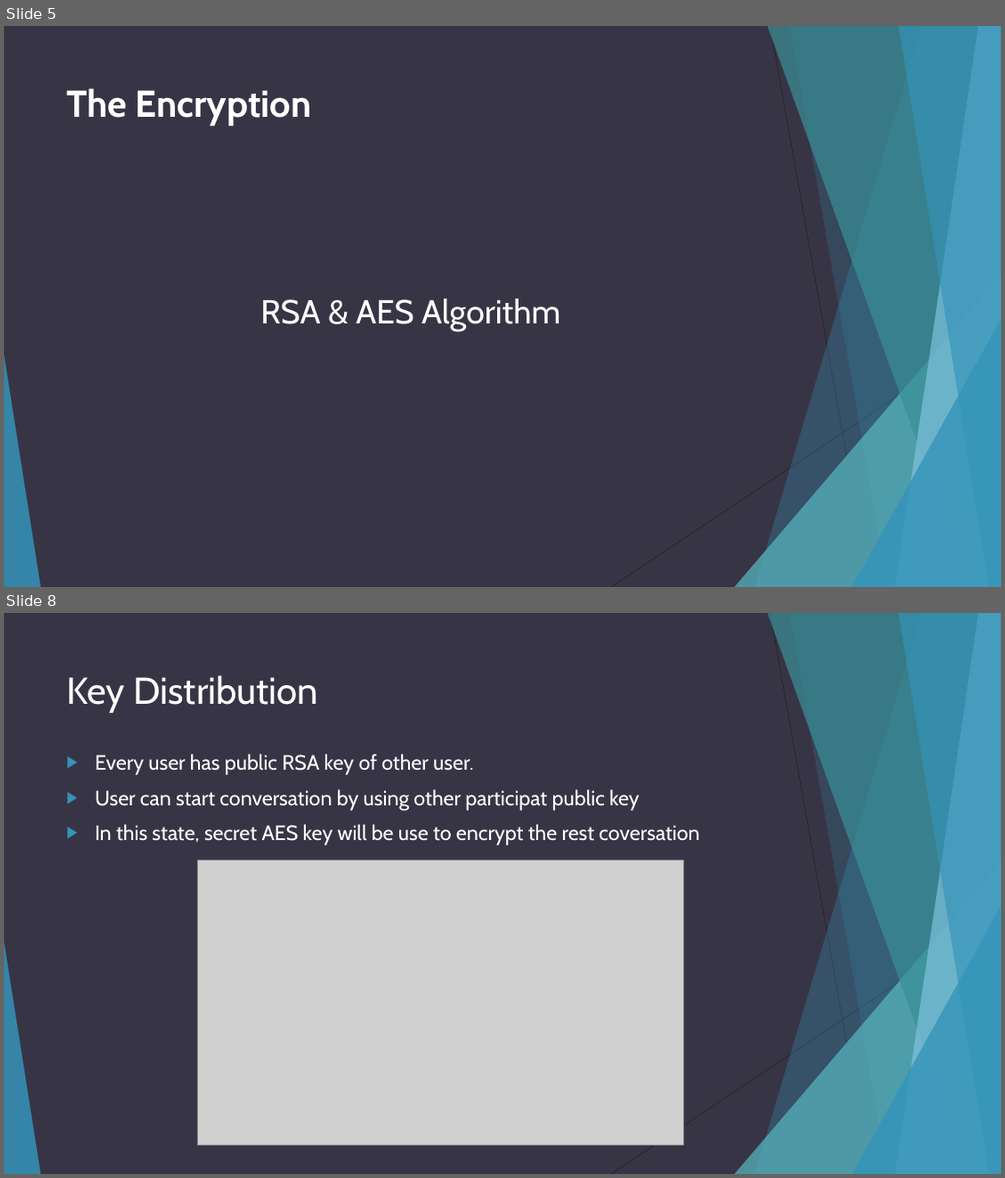
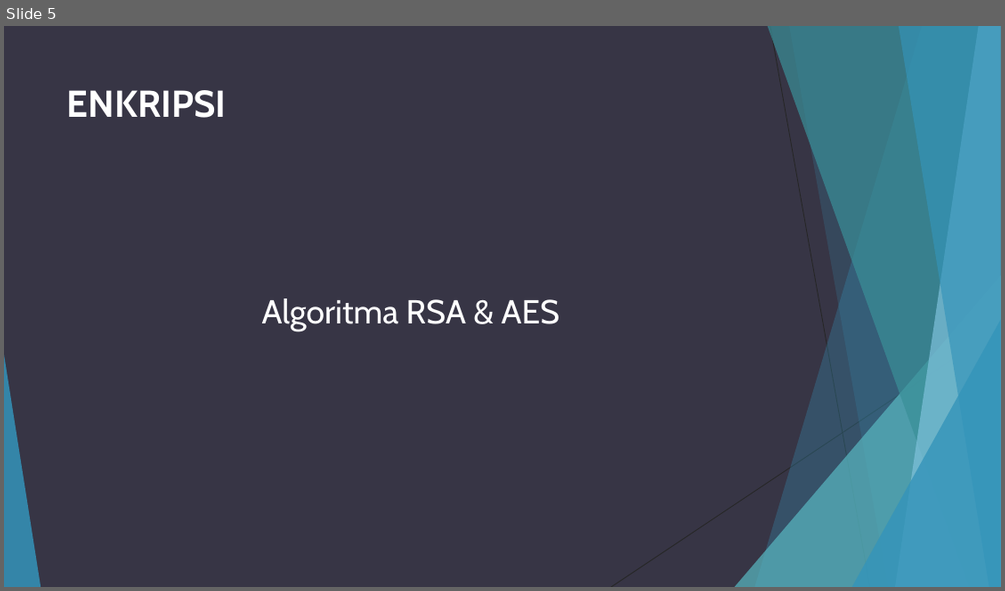
Before and after one commit to adhipoer/Chat, a slide deck: Chat Application with Encryption.ppt. Shown one above the other, each under a label of ours: slides 5 and 8 before the commit, slide 5 after it; the slides between them are not shown. The pictures are 1005x1178 and 1005x591 pixels, drawn with LibreOffice and Linux fonts; fonts in the diff are those of the drawing; grey boxes stand for pictures. Boxes give left, top, right and bottom in pixels: in the first picture for what was removed or moved away, otherwise in the second. Text is boxed around its words. In the diff, an @@ line names an element or a change of style, - is before the commit and + after.

```diff
--- a/Chat Application with Encryption.ppt
+++ b/Chat Application with Encryption.ppt
@@ slide 8 removed at (4, 613, 1001, 1174), background #373545; not listed: 10 template elements that a slide beside it also shows @@
@@ title removed at (67, 675, 318, 713) @@
-Key Distribution
@@ text removed at (95, 754, 699, 845) @@
-  ▶ Every user has public RSA key of other user.
-  ▶ User can start conversation by using other participat public key
-  ▶ In this state, secret AES key will be use to encrypt the rest coversation
@@ picture removed at (197, 860, 683, 1145) @@
@@ slide 5 changed as well @@
@@ title at (67, 90, 226, 118): text changed @@
-The Encryption
+ENKRIPSI
@@ text at (262, 298, 559, 331): text changed @@
-RSA & AES Algorithm
+Algoritma RSA & AES
```
Also in this commit, not shown: 5 other slides changed, 2 slides added, 1 other slide removed.
